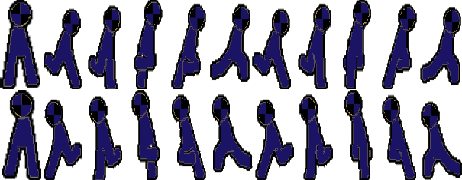
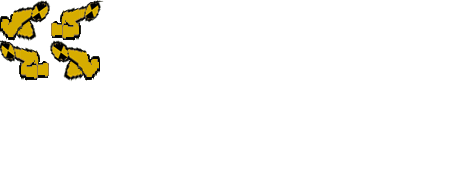
Layer changes from the first 462px x 180px image to the second:
hid "Layer 1 copy 2" over left=0, top=0, right=462, bottom=180
added layer "Layer 9 copy" above "Layer 9" over left=0, top=40, right=100, bottom=82
added layer "Layer 9" above "Layer 1 copy" over left=0, top=0, right=104, bottom=42
